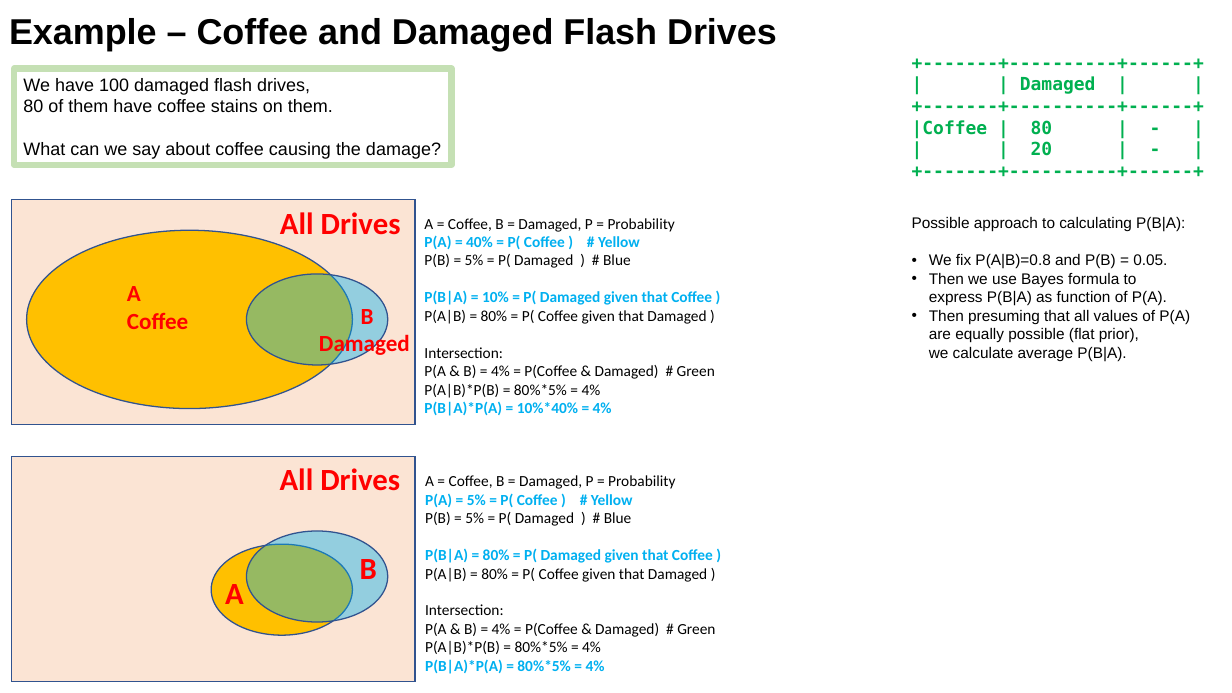
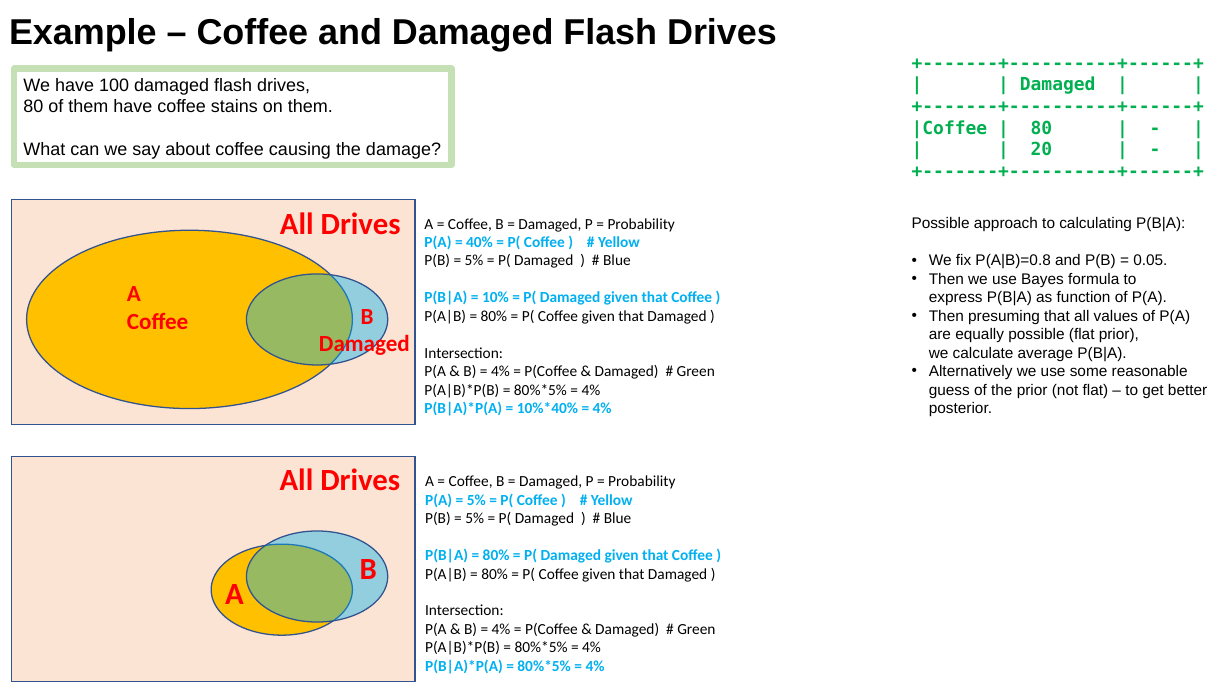
Before and after one commit to lselector/ml_ai_doc, a slide deck: slide 6 of statistics_08_Bayes_Bayesian.pptx. Drawn at 1232x693 pixels with LibreOffice and Linux fonts; fonts in the diff are those of the drawing. Boxes give left, top, right and bottom in pixels: in the first picture for what was removed or moved away, otherwise in the second. Text is boxed around its words. In the diff, an @@ line names an element or a change of style, - is before the commit and + after.

```diff
--- a/statistics_08_Bayes_Bayesian.pptx
+++ b/statistics_08_Bayes_Bayesian.pptx
@@ text at (929,365,1207,417): paragraph added @@
+• Alternatively we use some reasonable guess of the prior (not flat) – to get better posterior.
```
Also in this commit, not shown: 1 slide added.
